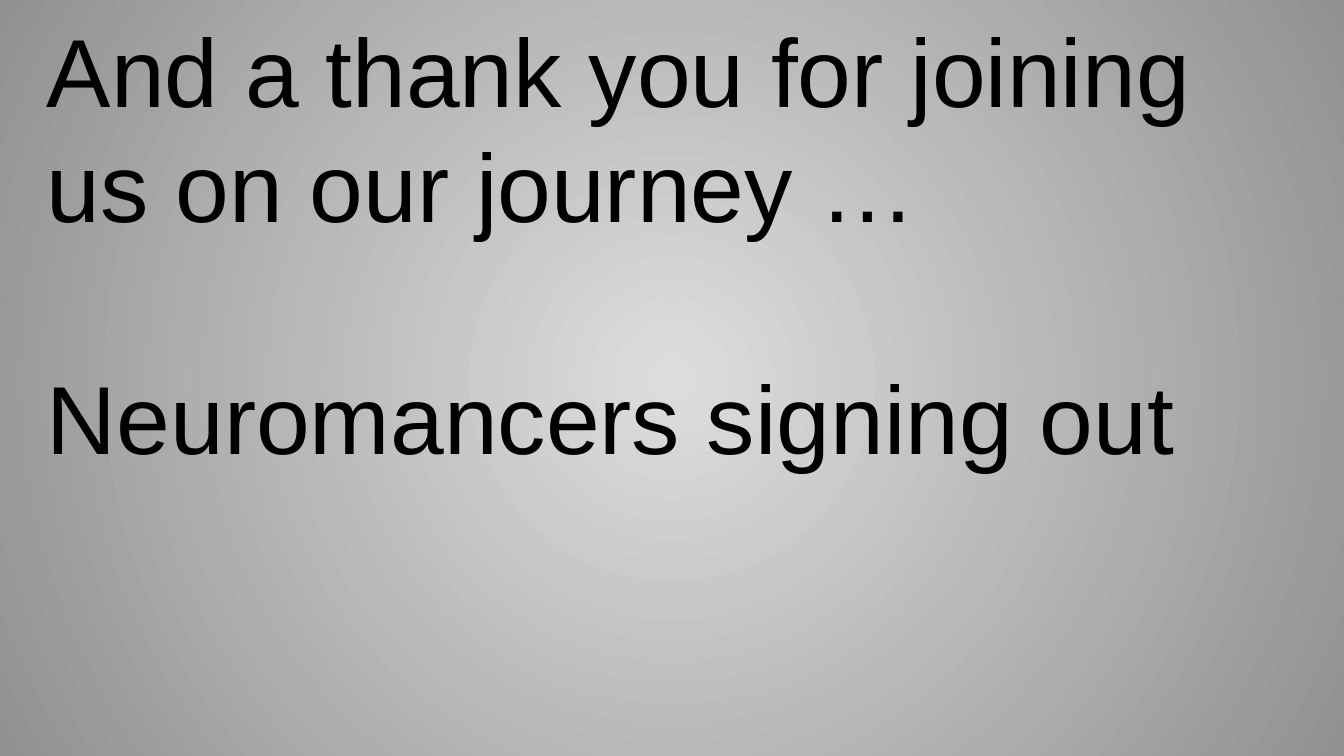
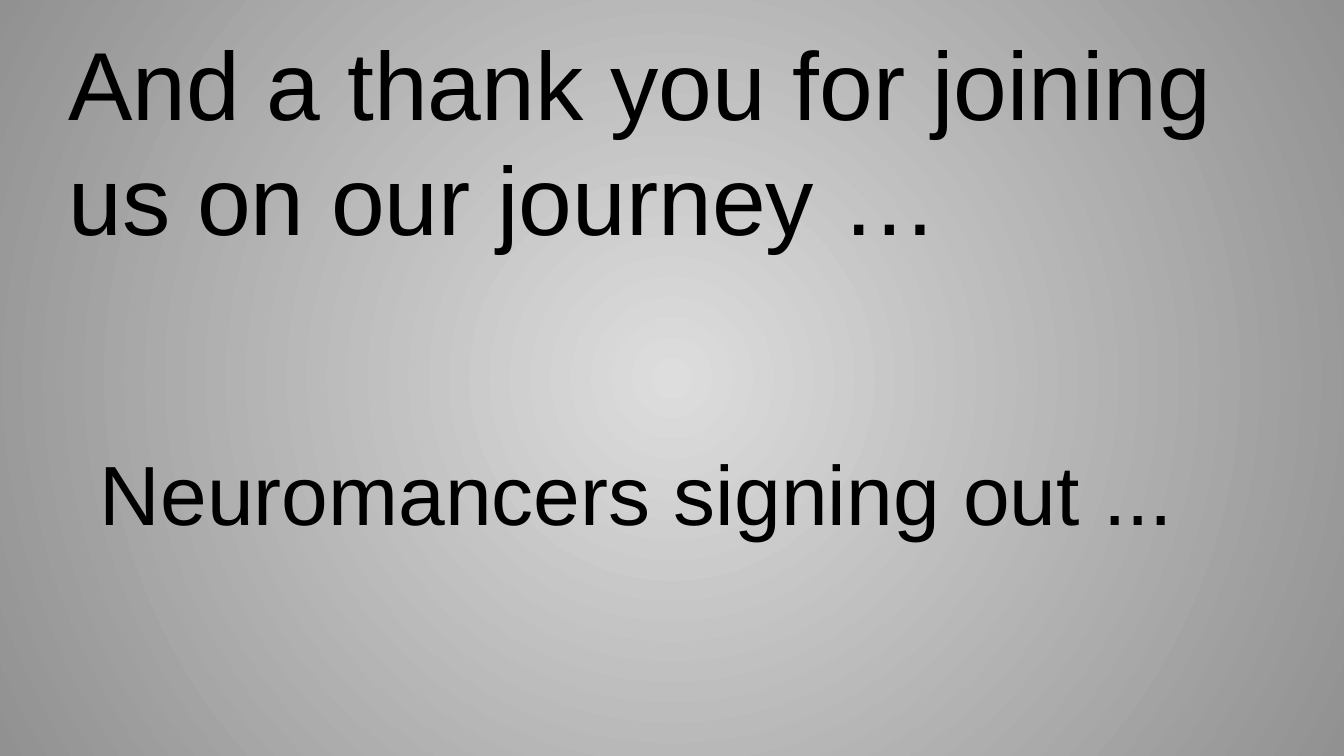
Before and after one commit to nycdatasci/bootcamp008_project, a slide deck: slide 15 of Project3-MachineLearning/Neuromancers/Neuromancer's Journey.pptx. Drawn at 1344x756 pixels with LibreOffice and Linux fonts; fonts in the diff are those of the drawing. Boxes give left, top, right and bottom in pixels: in the first picture for what was removed or moved away, otherwise in the second. Text is boxed around its words. In the diff, an @@ line names an element or a change of style, - is before the commit and + after.

Commit message:
Small update to slides

```diff
--- a/Project3-MachineLearning/Neuromancers/Neuromancer's Journey.pptx
+++ b/Project3-MachineLearning/Neuromancers/Neuromancer's Journey.pptx
@@ title "And a thank you for ...": place and size @@
-title "And a thank you for ..." at (47,152,1174,472)
+title "And a thank you for ..." at (68,50,1211,254)
@@ title at (47,384,1174,472): paragraph removed @@
-Neuromancers signing out
@@ text added at (100,464,1080,541), 60 pt, text #000000 @@
+Neuromancers signing out ...
```
Also in this commit, not shown: 1 other slide changed.
